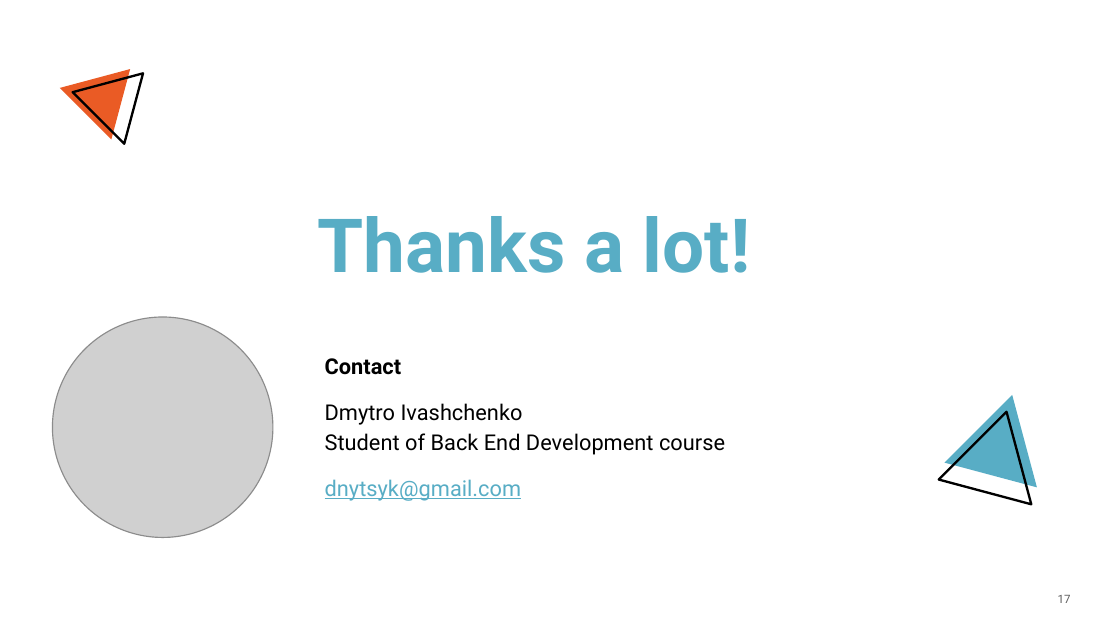
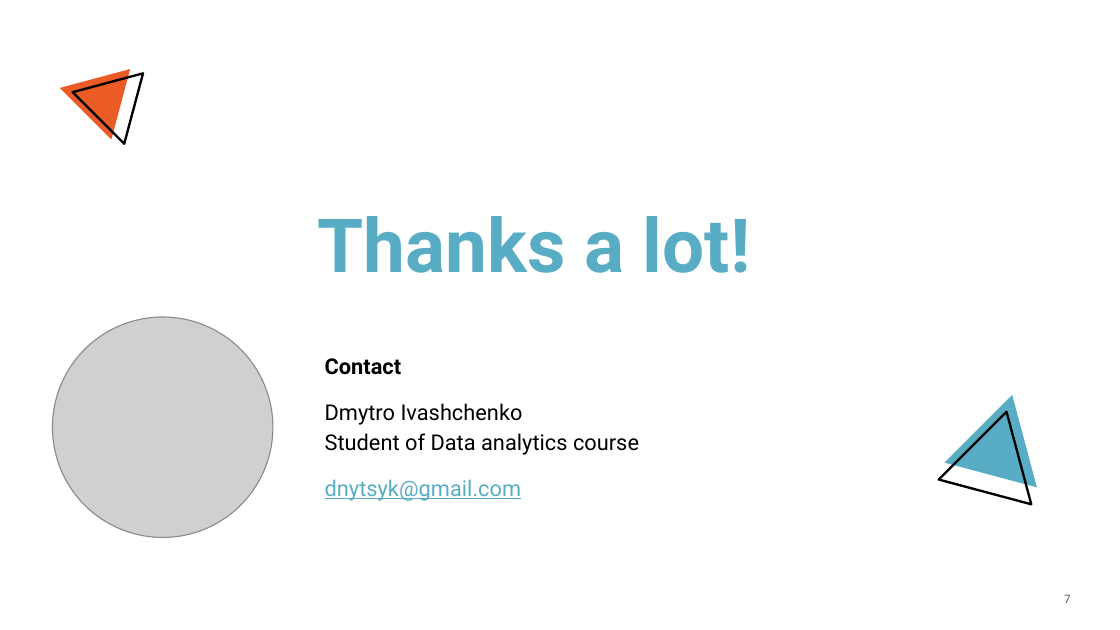
Before and after one commit to ReDI-School-projects/CreditCardUserBehaviour, a slide deck: slide 7 of Final_project_DataAnalytics-D.Ivashchenko.pptx (slide 17 before the commit). Drawn at 1120x630 pixels with LibreOffice and Linux fonts; fonts in the diff are those of the drawing; grey boxes stand for pictures; background and template pictures are left out. Boxes give left, top, right and bottom in pixels: in the first picture for what was removed or moved away, otherwise in the second. Text is boxed around its words. In the diff, an @@ line names an element or a change of style, - is before the commit and + after.

```diff
--- a/Final_project_DataAnalytics-D.Ivashchenko.pptx
+++ b/Final_project_DataAnalytics-D.Ivashchenko.pptx
@@ text at [325,403,639,455]: text changed @@
-Dmytro Ivashchenko
-Student of Back End Development course
+Dmytro Ivashchenko
+Student of Data analytics course
@@ page number at [1064,595,1070,603]: text changed @@
-17
+7
```
Also in this commit, not shown: 5 other slides changed, 10 slides removed.
